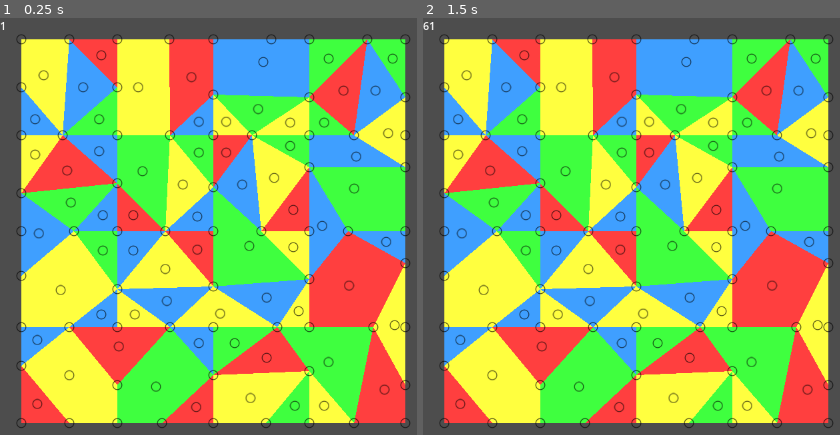
Above: before the commit, frames 1-2 (left to right).
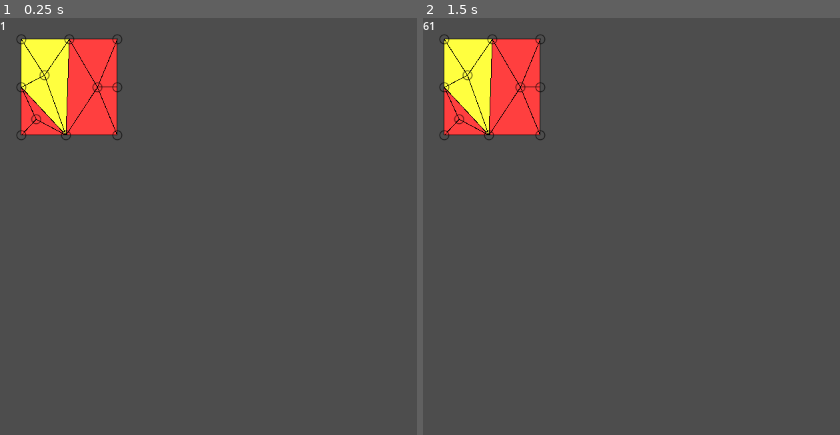
Above: after the commit, the same moments.

Repository: Pe3Hu/raupatu
Game: Godot game, scene res://scenes/game/Game.tscn
Two runs of this game, one before a commit and one after it. Both use one fixed random seed, a clock stepped at 60 frames per second and the inputs below.
Inputs (mouse positions are in pixels of both pictures, inside the frame that each line leads up to):
- Up to frame 1 (0.25 s): no input
- Up to frame 2 (1.5 s): tap Enter at 0.5 s; move the mouse to (outside the picture) at 0.52 s; click (outside the picture) at 0.67 s; move the mouse to (664, 309) at 1.27 s; click (664, 309) at 1.42 s

The runs differ from the first frame. In frame 1, 83% of the frame differs, in the area x 3-99%, y 3-99%; in frame 2, 83%.

Commit message:
version 0.0031
1. Zugang class added

Diff:
--- a/scenes/leinwand/leinwand.tscn
+++ b/scenes/leinwand/leinwand.tscn
@@ -36,3 +36,11 @@
 anchor_bottom = 1.0
 grow_horizontal = 2
 grow_vertical = 2
+
+[node name="Zugangs" type="MarginContainer" parent="."]
+layout_mode = 1
+anchors_preset = 15
+anchor_right = 1.0
+anchor_bottom = 1.0
+grow_horizontal = 2
+grow_vertical = 2
--- /dev/null
+++ b/scenes/zugang/zugang.tscn
@@ -0,0 +1,5 @@
+[gd_scene format=3 uid="uid://btl6s150xiofc"]
+
+[node name="Zugang" type="Line2D"]
+width = 1.0
+default_color = Color(0.00392157, 0.00392157, 0.00392157, 1)
--- a/scripts/Classes_1.gd
+++ b/scripts/Classes_1.gd
@@ -53,6 +53,9 @@
 		if !arr.klappe.has(klappe_):
 			arr.klappe.append(klappe_)
 
+		if !klappe_.arr.schlitz.has(self):
+			klappe_.arr.schlitz.append(self)
+
 
 	func cut():
 		var delta = 1.0/Global.num.delta.max*2
@@ -96,6 +99,7 @@
 	func _init(input_) -> void:
 		num.square = 0
 		arr.knopf = input_.knopfs
+		arr.schlitz = []
 		obj.leinwand = input_.leinwand
 		obj.bletz = null
 		dict.neighbor = {}
@@ -183,6 +187,7 @@
 		obj.leinwand = input_.leinwand
 		obj.lager = null
 		dict.neighbor = {}
+		dict.zugang = {}
 		word.color = "White"
 		set_knopfs()
 
@@ -293,6 +298,7 @@
 		glue_klappes()
 		calc_klappe_squares()
 		set_lagers()
+		init_zugangs()
 
 
 	func init_knopfs() -> void:
@@ -531,3 +537,28 @@
 	func set_lagers() -> void:
 		for bletz in arr.bletz:
 			bletz.set_lager()
+
+
+	func init_zugangs() -> void:
+		for bletz in arr.bletz:
+			var schlitzs = []
+
+			for klappe in bletz.arr.klappe:
+				for schlitz in klappe.arr.schlitz:
+					if schlitz.arr.knopf.front().word.type != schlitz.arr.knopf.back().word.type:
+						if !schlitzs.has(schlitz):
+							schlitzs.append(schlitz)
+						else:
+							schlitzs.erase(schlitz)
+
+			for schlitz in bletz.dict.neighbor.keys():
+				if !schlitzs.has(schlitz):
+					schlitzs.append(schlitz)
+
+			for schlitz in schlitzs:
+				var input = {}
+				input.schlitz = schlitz
+				input.lager = bletz.obj.lager
+				input.leinwand = self
+				var zugang = Classes_2.Zugang.new(input)
+				bletz.dict.zugang[schlitz] = zugang
--- a/scripts/Classes_2.gd
+++ b/scripts/Classes_2.gd
@@ -1 +1,68 @@
 extends Node
+
+
+
+#подступ
+class Zugang:
+	var obj = {}
+	var arr = {}
+	var word = {}
+	var scene = {}
+
+
+	func _init(input_) -> void:
+		obj.schlitz = input_.schlitz
+		obj.lager = input_.lager
+		obj.leinwand = input_.leinwand
+		init_knopfs()
+		init_scene()
+
+
+	func init_knopfs() -> void:
+		arr.knopf = []
+		arr.knopf.append(obj.lager)
+		arr.knopf.append_array(obj.schlitz.arr.knopf)
+		arr.knopf.append(obj.lager)
+		scene.myself = Global.scene.schlitz.instantiate()
+
+
+	func init_scene() -> void:
+		scene.myself = Global.scene.zugang.instantiate()
+
+		for knopf in arr.knopf:
+			scene.myself.add_point(knopf.vec.position)
+
+		obj.leinwand.scene.myself.get_node("Zugangs").add_child(scene.myself)
+
+
+	func init_polygon() -> void:
+		var vertexs = PackedVector2Array()
+
+		for knopf in arr.knopf:
+			vertexs.append(knopf.vec.position)
+
+		var polygon = Polygon2D.new()
+		polygon.set_polygon(vertexs)
+
+		var h = 0.5
+		var s = 0.75
+		var v = 1
+		word.color = "Black"
+
+		match word.color:
+			"White":
+				s = 0.0
+				v = 1.0
+			"Black":
+				v = 0.0
+			"Red":
+				h = 0.0
+			"Green":
+				h = 120/360.0
+			"Blue":
+				h = 210.0/360.0
+			"Yellow":
+				h = 60.0/360.0
+
+		polygon.set_color(Color.from_hsv(h,s,v))
+		obj.leinwand.scene.myself.get_node("Klappes").add_child(polygon)
--- a/scripts/Global.gd
+++ b/scripts/Global.gd
@@ -19,7 +19,7 @@
 	num.index.knopf = 0
 
 	num.leinwand = {}
-	num.leinwand.n = 5
+	num.leinwand.n = 2
 	num.leinwand.rows = num.leinwand.n
 	num.leinwand.cols = num.leinwand.n
 	num.leinwand.a = 144
@@ -96,7 +96,9 @@
 func init_scene() -> void:
 	scene.knopf = load("res://scenes/knopf/Knopf.tscn")
 	scene.schlitz = load("res://scenes/schlitz/Schlitz.tscn")
+	scene.zugang = load("res://scenes/zugang/Zugang.tscn")
 	scene.leinwand = load("res://scenes/leinwand/Leinwand.tscn")
+
 
 
 func _ready() -> void:
